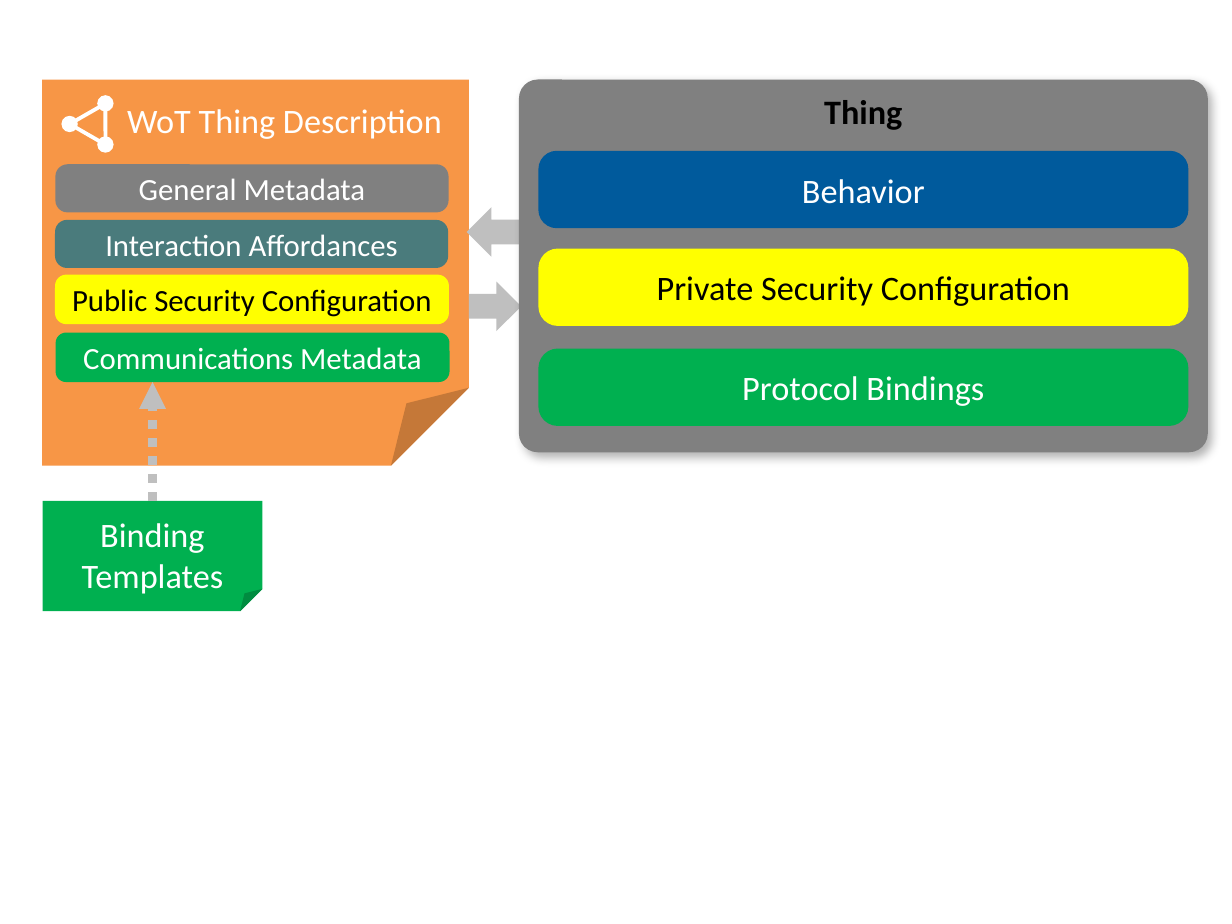
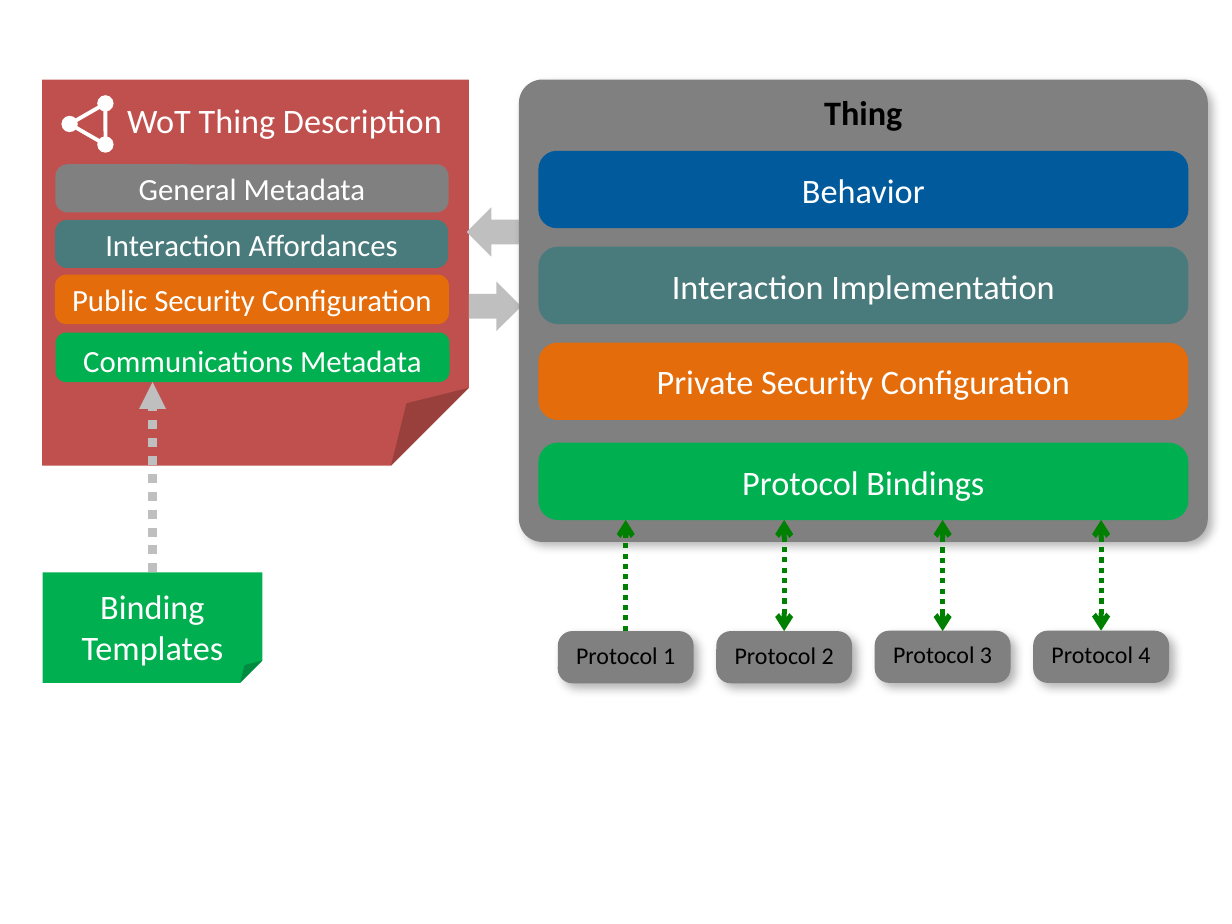
Before and after one commit to w3c/wot-architecture, a slide deck: slide 6 of images/wot-architecture-figures-new2.pptx (slide 5 before the commit). Drawn at 1232x924 pixels with LibreOffice and Linux fonts; fonts in the diff are those of the drawing. Boxes give left, top, right and bottom in pixels: in the first picture for what was removed or moved away, otherwise in the second. Text is boxed around its words. In the diff, an @@ line names an element or a change of style, - is before the commit and + after.

```diff
--- a/images/wot-architecture-figures-new2.pptx
+++ b/images/wot-architecture-figures-new2.pptx
@@ folded corner "WoT Thing Description" at (x1=42, y1=80, x2=468, y2=466): fill #F79646 to #C0504D @@
@@ rounded rectangle "Thing" resized from (x1=519, y1=80, x2=1207, y2=453) to (x1=519, y1=80, x2=1207, y2=542) @@
@@ rounded rectangle added at (x1=538, y1=246, x2=1189, y2=324), fill #4A7B7C, 20 pt, text #FFFFFF @@
+Interaction Implementation
@@ rounded rectangle "Public Security Configuration" at (x1=55, y1=275, x2=450, y2=324): text colour #000000 to #FFFFFF; fill #FFFF00 to #E46C0A @@
@@ rounded rectangle "Communications Metadata" at (x1=55, y1=333, x2=450, y2=382): vertical alignment middle to top @@
@@ rounded rectangle "Private Security Configuration" at (x1=538, y1=342, x2=1189, y2=420): text colour #000000 to #FFFFFF; fill #FFFF00 to #E46C0A @@
@@ rounded rectangle "Private Security Configuration" moved from (x1=538, y1=249, x2=1189, y2=326) to (x1=538, y1=342, x2=1189, y2=420) @@
@@ arrow moved from (153, 500) - (153, 382) to (153, 573) - (153, 382) @@
@@ rounded rectangle "Protocol Bindings" moved from (x1=538, y1=349, x2=1189, y2=426) to (x1=538, y1=442, x2=1189, y2=520) @@
@@ group added at (x1=558, y1=520, x2=1169, y2=683): 4 rounded rectangles, 3 double arrows, 1 arrow @@
+Protocol 2
+Protocol 4
+Protocol 1
+Protocol 3
@@ folded corner "Binding Templates" moved from (x1=43, y1=500, x2=262, y2=611) to (x1=43, y1=573, x2=262, y2=684) @@
```
Also in this commit, not shown: 6 other slides changed, 4 slides added, 1 slide removed.
